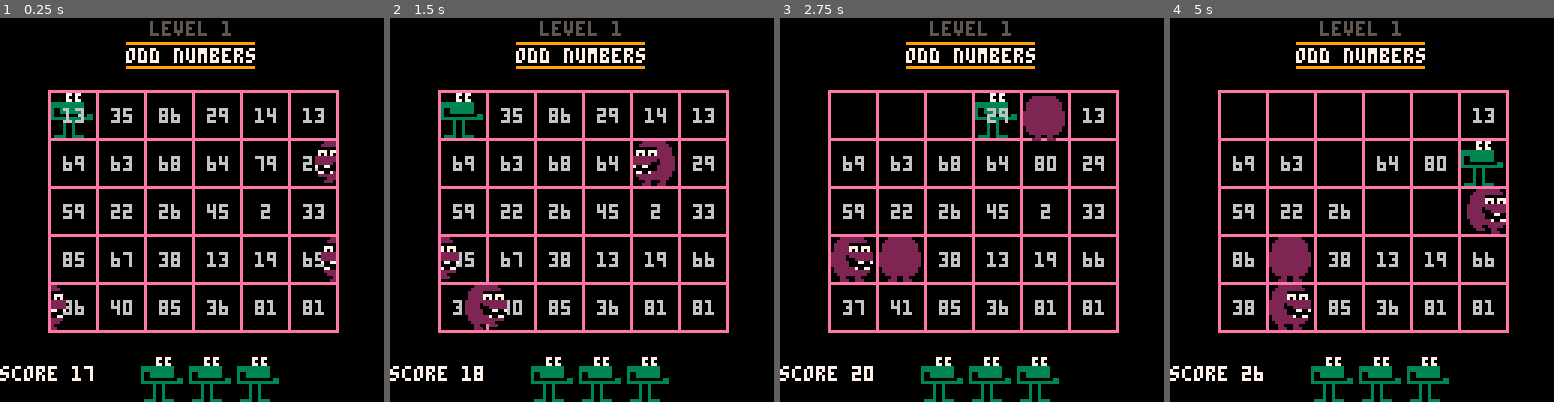
Above: before the commit, frames 1-4 (left to right).
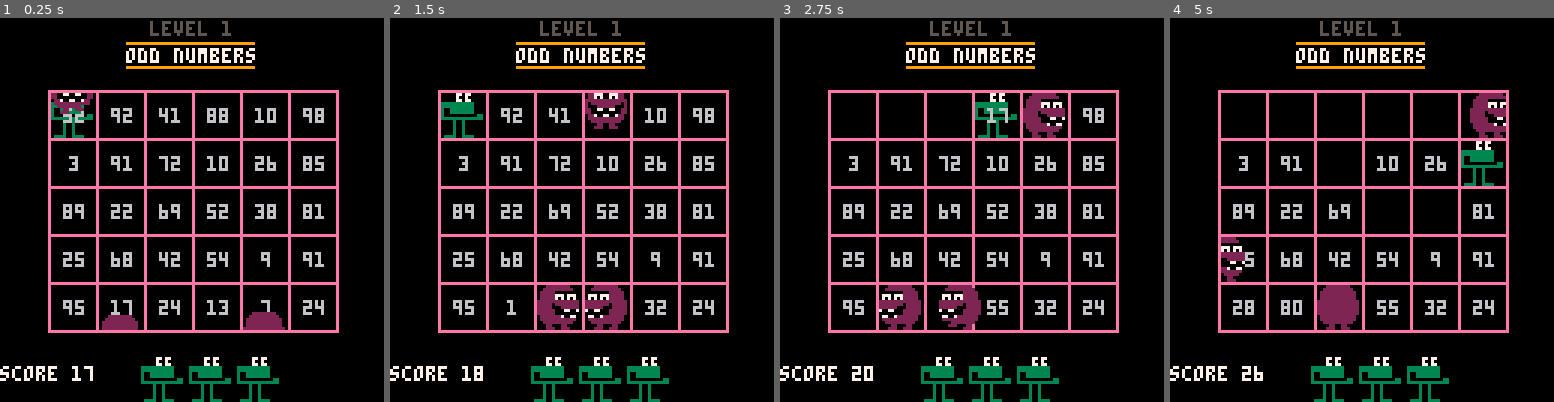
Above: after the commit, the same moments.

Repository: m4thpro/nl
Game: PICO-8 cartridge nl.p8
Two runs of this game, one before a commit and one after it. Both use one fixed random seed, a clock stepped at 60 frames per second and the inputs below.
Inputs:
- Up to frame 1 (0.25 s): no input
- Up to frame 2 (1.5 s): tap X (X key) at 0.33, 1.07 s; tap O (Z key) at 0.7 s
- Up to frame 3 (2.75 s): hold Right 1.6-2.1 s; tap O (Z key) at 1.7, 2.1, 2.5 s; tap X (X key) at 1.85 s; hold Up 2.15-2.42 s; hold Right from 2.47 s (still down)
- Up to frame 4 (5 s): tap O (Z key) every 0.4 s from 2.9 to 4.9 s; tap X (X key) at 2.97, 4.08 s; release Right at 3.03 s; hold Left 3.08-3.58 s; hold Down 3.63-3.97 s; hold Right 4.02-4.68 s; hold Up from 4.73 s (still down)

The runs differ from the first frame. In frame 1, 3.7% of the frame differs, in the area x 13-88%, y 19-82%; in frame 2, 6.1%, in the area x 13-85%, y 19-82%; in frame 3, 5.5%; in frame 4, 6.0%.

Commit message:
troggles change values

Diff:
--- a/nl.p8
+++ b/nl.p8
@@ -35,14 +35,13 @@
    { title = "odd numbers",
      f = congruence(1,2)
    },
+   { title = "multiples of 3",
+     f = congruence(0,3)
+   },
 }
 
 function eat(number)
    score = score + 1
-end
-
-function troggle_fiddle(i,j)
-   board[i][j] = board[i][j] + 1
 end
 
 function draw_troggle(t)
@@ -112,7 +111,7 @@
 
    -- if we are not moving, then wait a random time
    if t.dx == 0 and t.dy == 0 and not t.waiting then
-      t.waiting = rnd() * 32
+      t.waiting = rnd(32)
    end
 
    if t.waiting then
@@ -127,12 +126,12 @@
 	 local j = ceil((t.y - originy) / 16 + 0.5)
 	 if i >= 1 and i <= cx and j >= 1 and j <= cy then
 	    if board[i][j] then
-	       troggle_fiddle(i,j)
+	       fill_square(i,j)
 	    end
 	 end
 
 	 -- move in a random direction
-	 local r = flr(4*rnd())
+	 local r = flr(rnd(4))
 	 if r == 0 then t.dx =  1 end
 	 if r == 1 then t.dx = -1 end
 	 if r == 2 then t.dy =  1 end
@@ -163,7 +162,7 @@
 
 function make_random_troggle()
    local t = make_troggle(0,0)
-   local r = flr(4*rnd())
+   local r = flr(rnd(4))
    if r == 0 then t.dx =  1 end
    if r == 1 then t.dx = -1 end
    if r == 2 then t.dy =  1 end
@@ -175,26 +174,30 @@
    if t.dx == -1 then t.x = originx+cx*16 end
 
    if t.dy == 0 then
-      t.y = originy + flr(cy*rnd()) * 16
+      t.y = originy + flr(rnd(cy)) * 16
    end
 
    if t.dx == 0 then
-      t.x = originx + flr(cy*rnd()) * 16
-   end
-
+      t.x = originx + flr(rnd(cx)) * 16
+   end
+
+end
+
+function fill_square(i,j)
+   local desire = false
+   if flr(rnd(2)) == 1 then desire = true end
+   local n
+   repeat
+      n = flr(rnd(199) - 99)
+   until levels[level].f(n) == desire
+   board[i][j] = n
 end
 
 function fill_board()
    for i=1,cx do
       board[i] = {}
       for j=1,cy do
-	 local desire = false
-	 if flr(rnd()*2) == 1 then desire = true end
-	 local n
-	 repeat
-	    n = flr(rnd() * 199) - 99
-	 until levels[level].f(n) == desire
-	 board[i][j] = n
+	 fill_square(i,j)
       end
    end
 end
